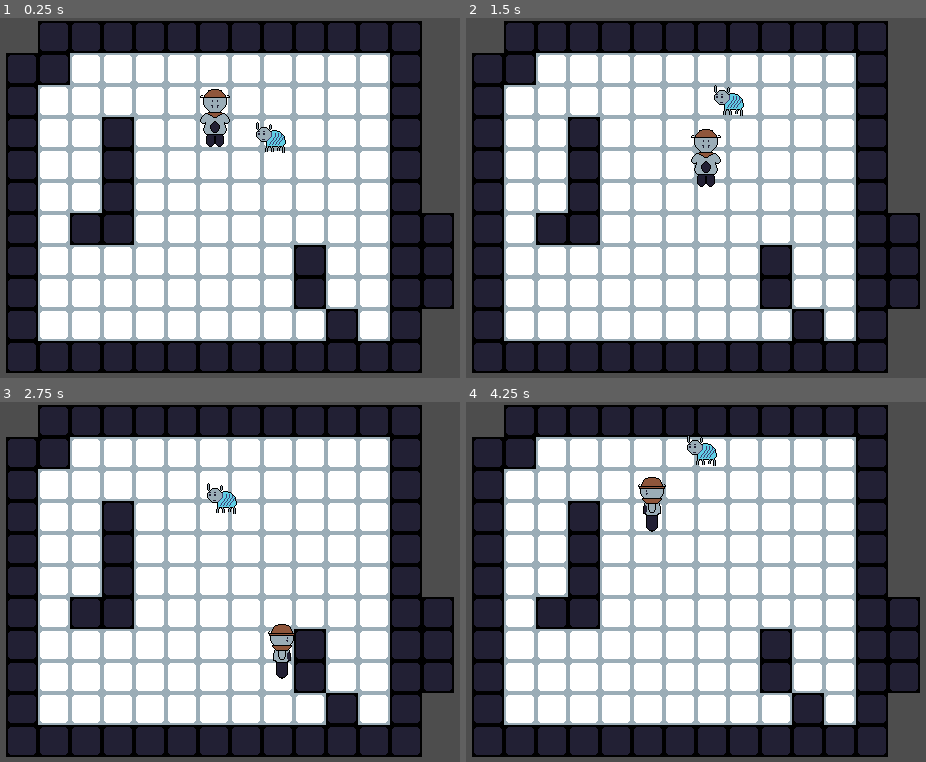
Above: before the commit, frames 1-4 (two rows, left to right).
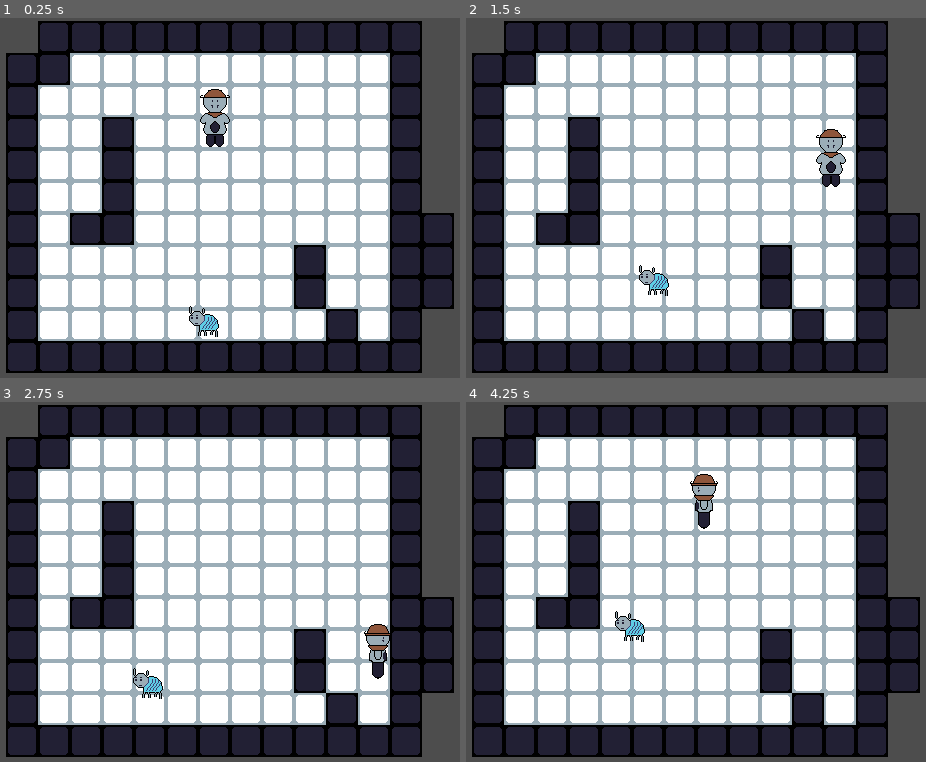
Above: after the commit, the same moments.

Repository: UltimateBlackGuy/Tundralocke
Game: Godot game, scene res://Scenes/root.tscn
Two runs of this game, one before a commit and one after it. Both use one fixed random seed, a clock stepped at 60 frames per second and the inputs below.
Inputs:
- Up to frame 1 (0.25 s): no input
- Up to frame 2 (1.5 s): hold D (right) 0.53-1.28 s; hold Down (down) from 1.28 s (still down)
- Up to frame 3 (2.75 s): release Down (down) at 2.03 s; hold D (right) from 2.03 s (still down)
- Up to frame 4 (4.25 s): release D (right) at 2.78 s; hold W (up) 2.78-3.53 s; hold A (left) from 3.53 s (still down)

The runs differ from the first frame. In frame 1, 0.6% of the frame differs, in the area x 41-63%, y 28-89%; in frame 2, 1.8%, in the area x 37-83%, y 18-78%; in frame 3, 1.7%; in frame 4, 1.7%.

Commit message:
Added Like 2 variables to the enemy class

Diff:
--- a/Scenes/testEnemy.gd
+++ b/Scenes/EnemyBase.gd
@@ -9,6 +9,8 @@
 @export var speed: int
 @export var NavAgent: NavigationAgent2D
 @export var wander_area: Area2D
+@export var Health: int
+@export var Type: StringName
 
 var target_node = null
 
--- a/Scenes/enemy.tscn
+++ b/Scenes/enemy.tscn
@@ -1,6 +1,6 @@
 [gd_scene format=3 uid="uid://dj86psdu4xj88"]
 
-[ext_resource type="Script" uid="uid://76bgxl621je3" path="res://Scenes/testEnemy.gd" id="1_1f0kj"]
+[ext_resource type="Script" uid="uid://76bgxl621je3" path="res://Scenes/EnemyBase.gd" id="1_1f0kj"]
 [ext_resource type="Texture2D" uid="uid://bkugfr6fqjr7t" path="res://PlaceHolderSprites/TestAlurianPerson.png" id="1_hghv2"]
 
 [sub_resource type="CircleShape2D" id="CircleShape2D_hghv2"]
--- a/Scenes/root.tscn
+++ b/Scenes/root.tscn
@@ -51,4 +51,4 @@
 position = Vector2(19, 81)
 
 [node name="Enemy" parent="." unique_id=1179272460 instance=ExtResource("3_vnucn")]
-position = Vector2(80, 14)
+position = Vector2(13, 198)
Renamed: Scenes/testEnemy.gd.uid -> Scenes/EnemyBase.gd.uid
